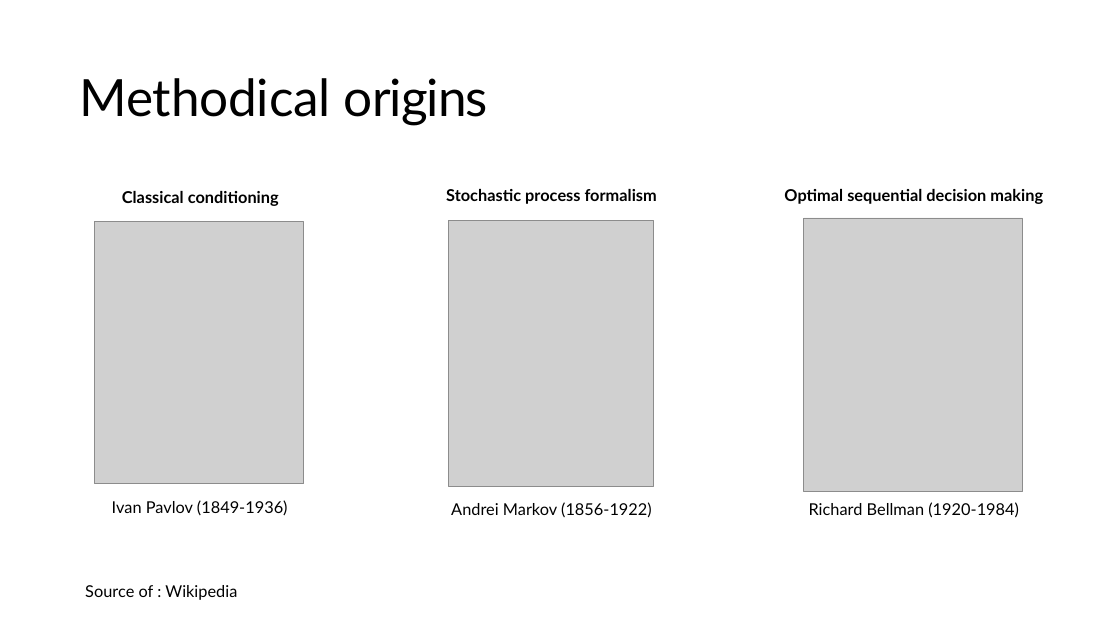
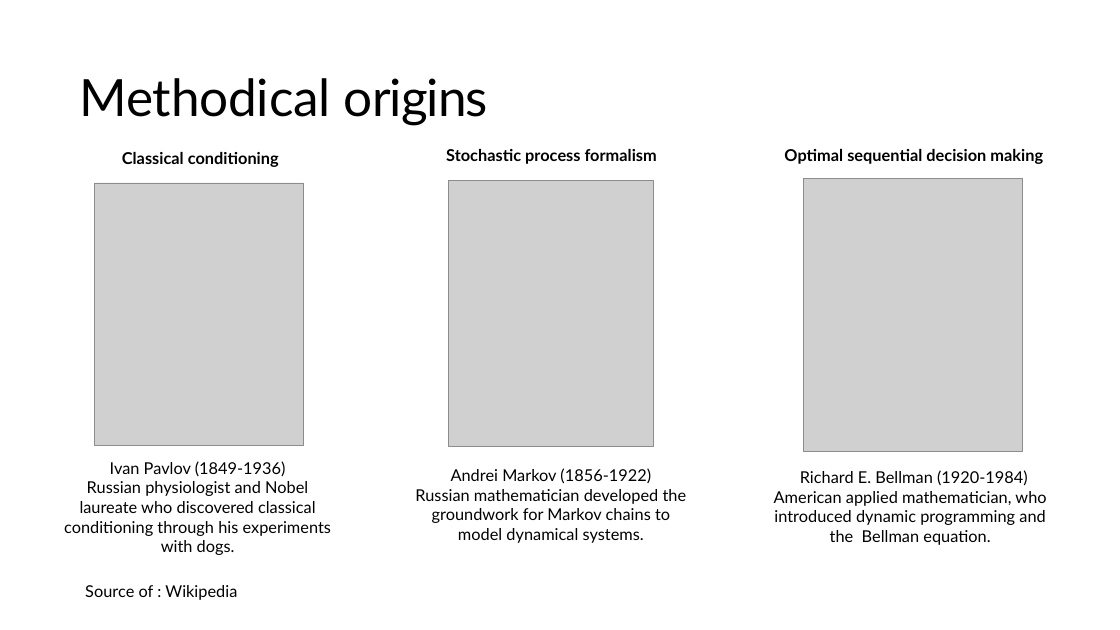
Before and after one commit to mhahsler/Introduction_to_Reinforcement_Learning, a slide deck: slide 12 of slides/Lecture01.pptx. Drawn at 1120x630 pixels with LibreOffice and Linux fonts; fonts in the diff are those of the drawing; grey boxes stand for pictures. Boxes give left, top, right and bottom in pixels: in the first picture for what was removed or moved away, otherwise in the second. Text is boxed around its words. In the diff, an @@ line names an element or a change of style, - is before the commit and + after.

```diff
--- a/slides/Lecture01.pptx
+++ b/slides/Lecture01.pptx
@@ 3 pictures, 3 texts: place and size @@
-3 pictures, 3 texts at bbox=[94, 189, 1043, 492]
+3 pictures, 3 texts at bbox=[94, 149, 1043, 451]
@@ text "Ivan Pavlov (1849-1936)": place and size @@
-text "Ivan Pavlov (1849-1936)" at bbox=[112, 500, 288, 515]
+text "Ivan Pavlov (1849-1936)" at bbox=[64, 461, 331, 555]
@@ text at bbox=[110, 461, 286, 476]: indent changed; less space between paragraphs @@
@@ text "Andrei Markov (1856-1922)": place and size @@
-text "Andrei Markov (1856-1922)" at bbox=[451, 502, 652, 518]
+text "Andrei Markov (1856-1922)" at bbox=[415, 468, 687, 543]
@@ text at bbox=[451, 468, 651, 484]: indent changed; less space between paragraphs @@
@@ text at bbox=[774, 470, 1046, 545]: text changed @@
-Richard Bellman (1920-1984)
+Richard E. Bellman (1920-1984)
+American applied mathematician, who introduced dynamic programming and the Bellman equation.
@@ text at bbox=[64, 481, 331, 555]: paragraph added @@
+Russian physiologist and Nobel laureate who discovered classical conditioning through his experiments with dogs.
@@ text at bbox=[415, 489, 687, 543]: paragraph added @@
+Russian mathematician developed the groundwork for Markov chains to model dynamical systems.
```
Also in this commit, not shown: 18 other slides changed, 7 slides added, 4 slides removed, 3 other files.
